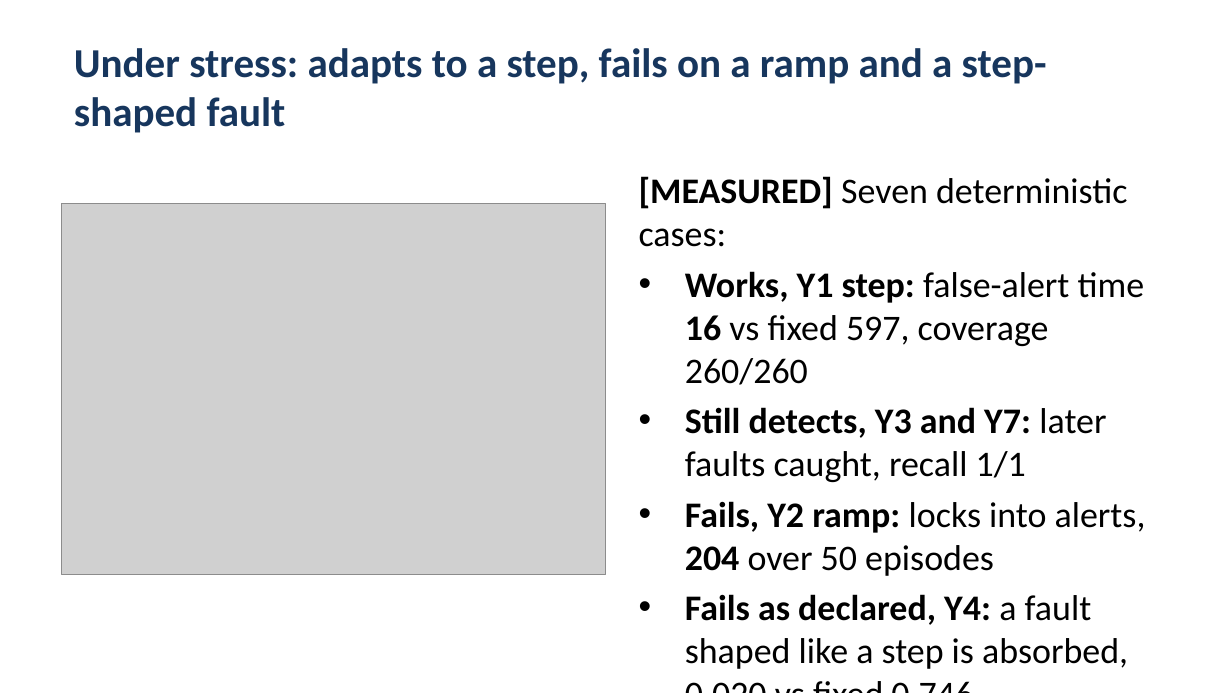
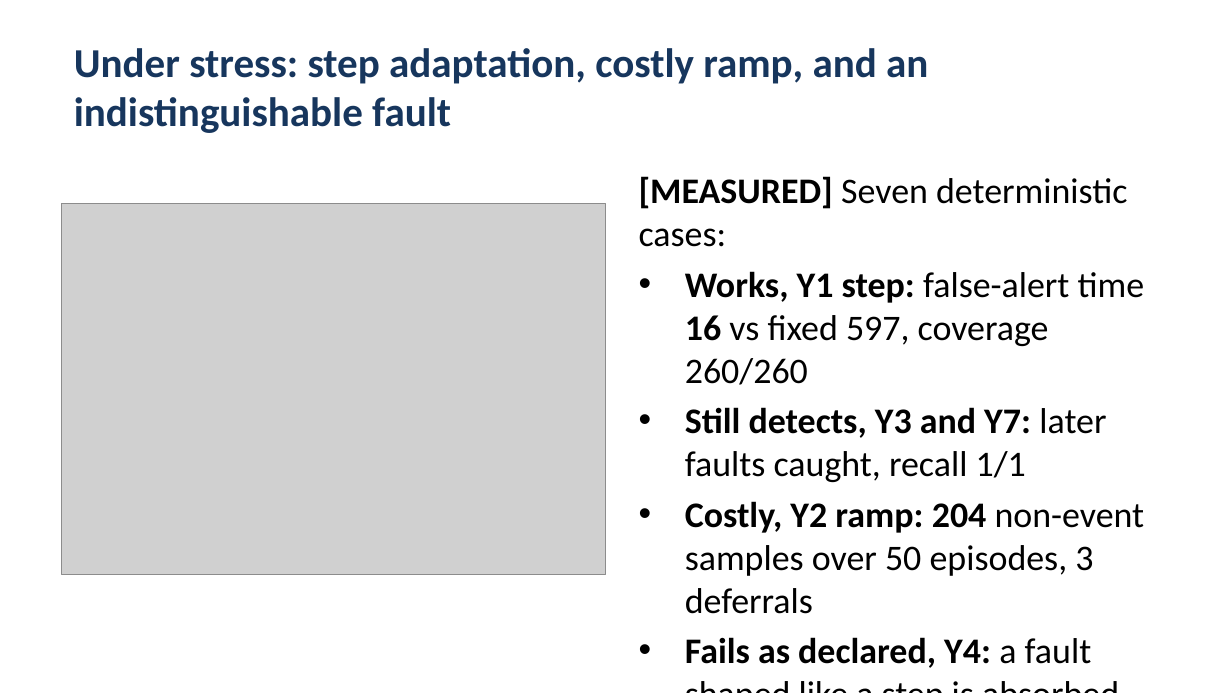
Before and after one commit to chowparty/Reliable-Alerting, a slide deck: slide 12 of deliverables/Phase-I-Slides.pptx. Drawn at 1232x693 pixels with LibreOffice and Linux fonts; fonts in the diff are those of the drawing; grey boxes stand for pictures. Boxes give left, top, right and bottom in pixels: in the first picture for what was removed or moved away, otherwise in the second. Text is boxed around its words. In the diff, an @@ line names an element or a change of style, - is before the commit and + after.

```diff
--- a/deliverables/Phase-I-Slides.pptx
+++ b/deliverables/Phase-I-Slides.pptx
@@ title at bbox=[74, 48, 928, 133]: text changed @@
-Under stress: adapts to a step, fails on a ramp and a step-shaped fault
+Under stress: step adaptation, costly ramp, and an indistinguishable fault
@@ text at bbox=[685, 501, 1145, 614]: text changed @@
-• Fails, Y2 ramp: locks into alerts, 204 over 50 episodes
+• Costly, Y2 ramp: 204 non-event samples over 50 episodes, 3 deferrals
```
Also in this commit, not shown: 4 other slides changed, 7 other files.
